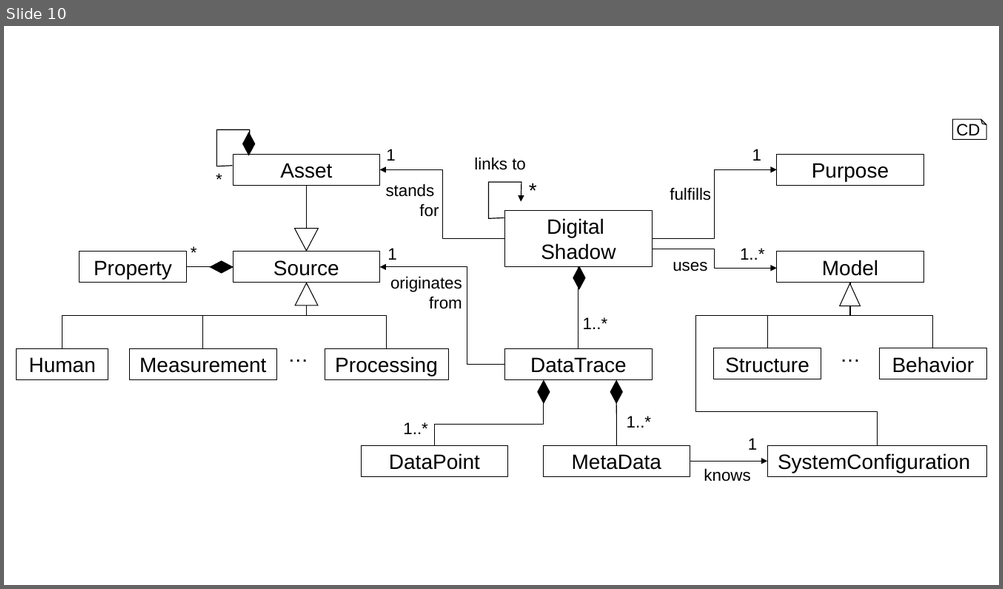
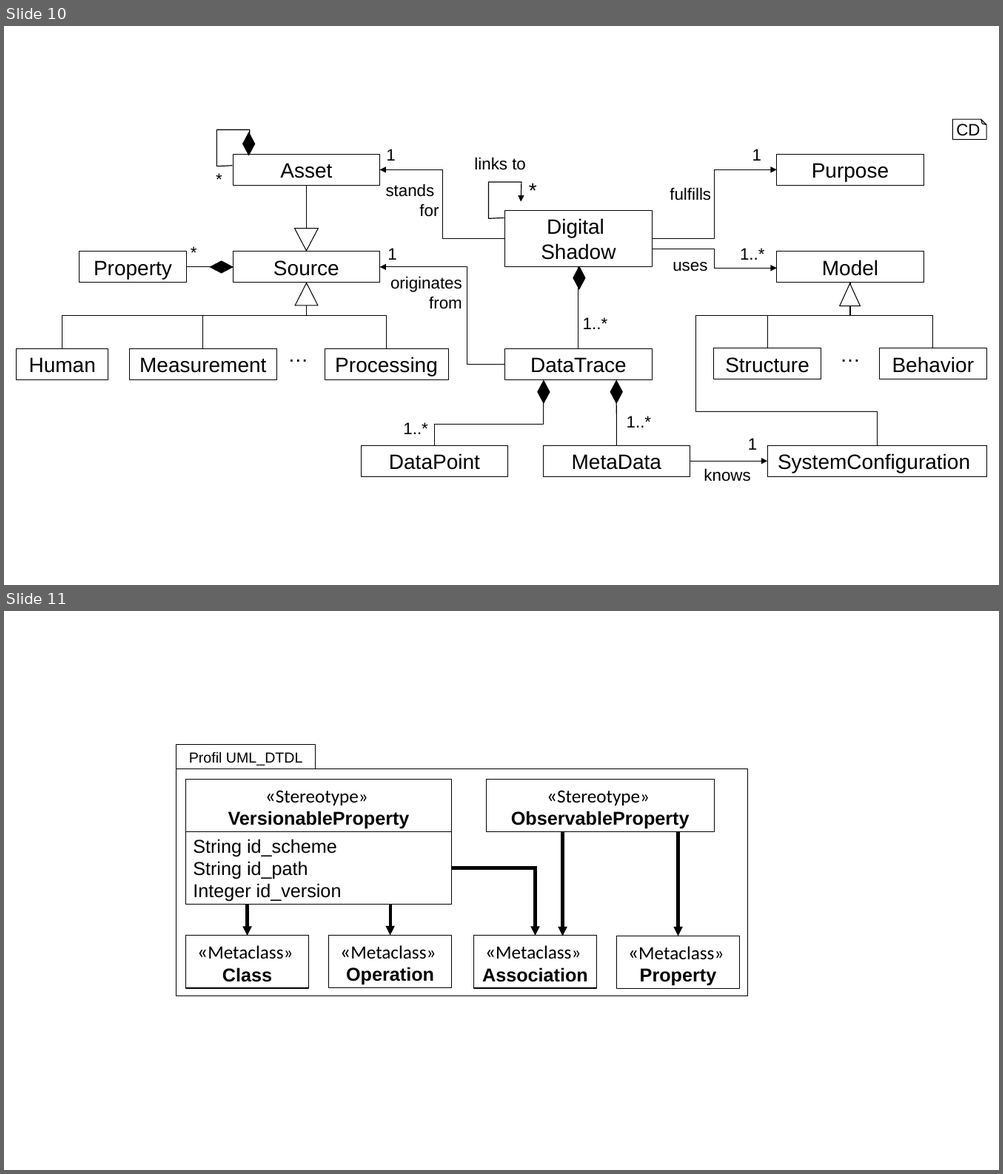
Before and after one commit to derlehner/dt_language_comparison, a slide deck: Figures.pptx. Shown one above the other, each under a label of ours: slide 10 before the commit, slides 10 and 11 after it. The pictures are 1003x589 and 1003x1174 pixels, drawn with LibreOffice and Linux fonts; fonts in the diff are those of the drawing. Boxes give left, top, right and bottom in pixels: in the first picture for what was removed or moved away, otherwise in the second. Text is boxed around its words. In the diff, an @@ line names an element or a change of style, - is before the commit and + after.

```diff
--- a/Figures.pptx
+++ b/Figures.pptx
@@ slide 11 added at (x1=4, y1=611, x2=999, y2=1170), background #FFFFFF @@
@@ group added at (x1=176, y1=744, x2=747, y2=997): 9 rectangles, 4 arrows, 1 elbow arrow @@
+«Stereotype»
+VersionableProperty
+String id_scheme
+String id_path
+Integer id_version
+«Stereotype»
+ObservableProperty
+«Metaclass»
+Class
+«Metaclass»
+Operation
+«Metaclass»
+Property
+«Metaclass»
+Association
+Profil UML_DTDL
```
Also in this commit, not shown: 1 slide changed.
